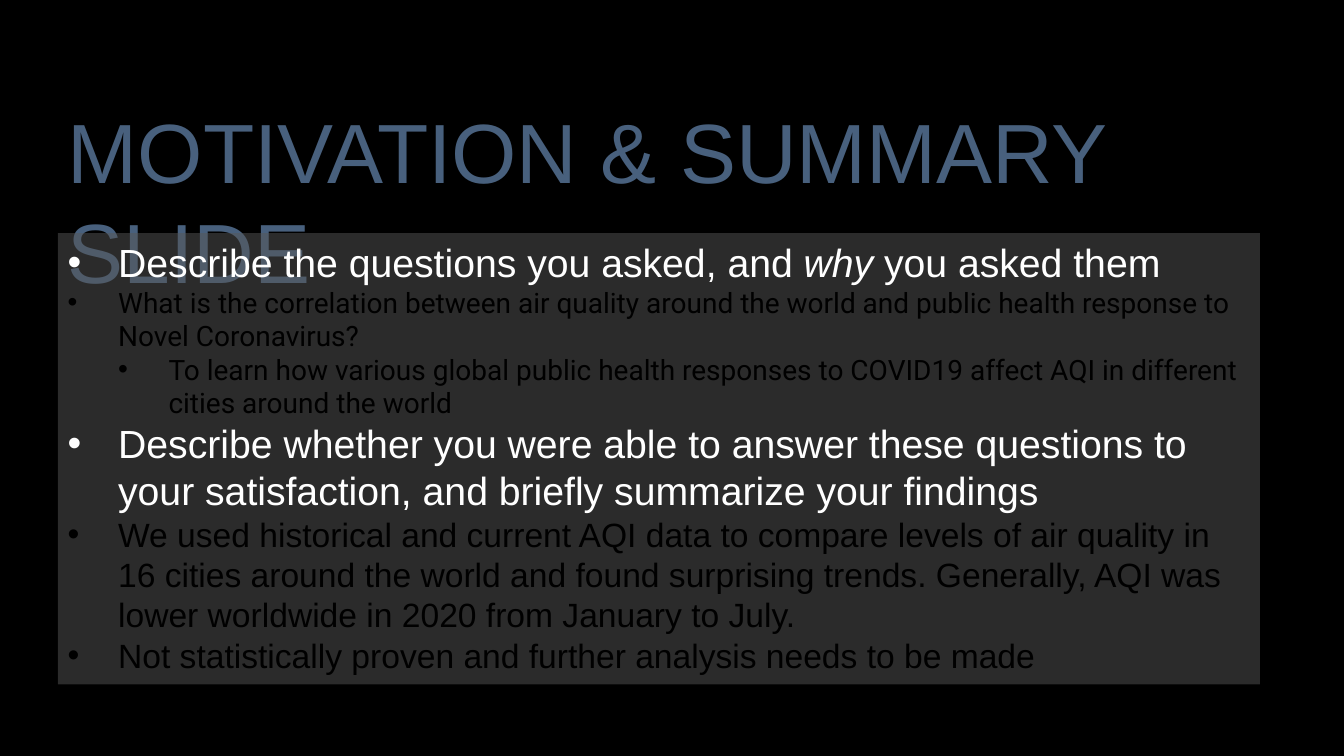
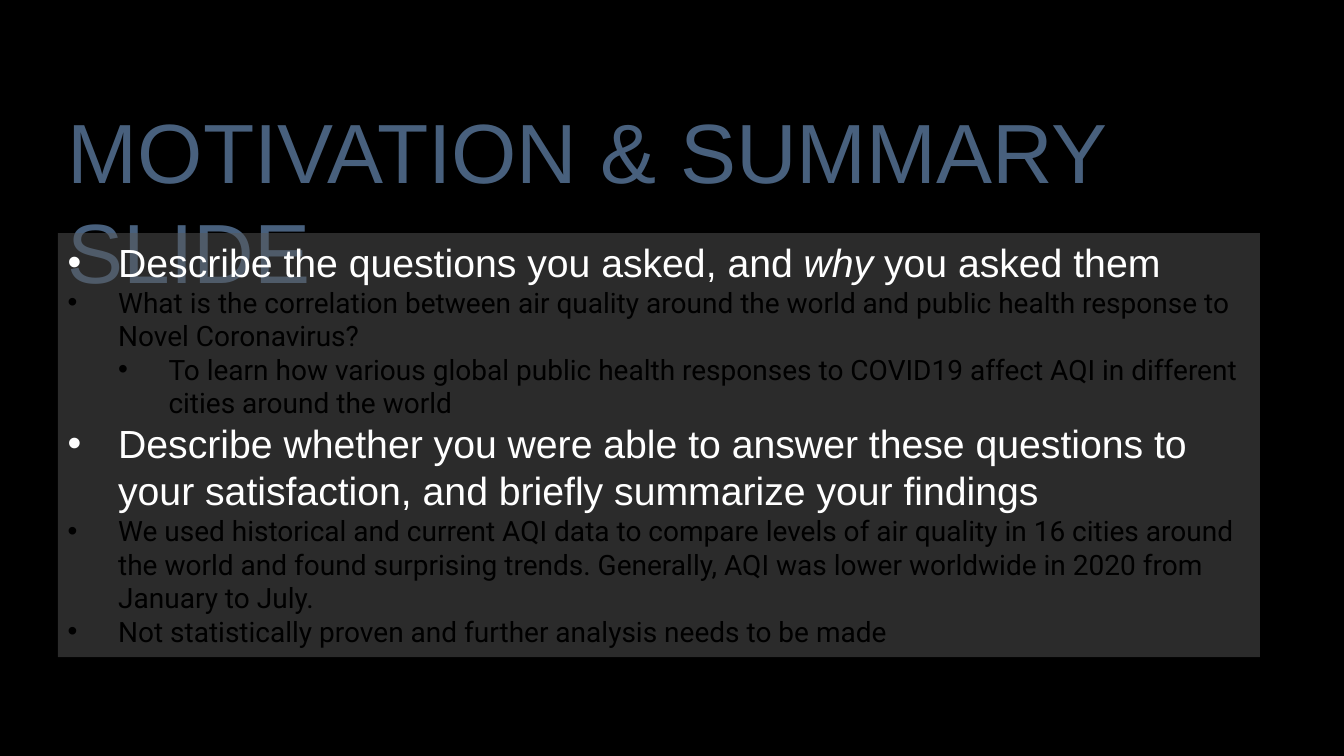
Before and after one commit to rigsbyk/Project-One, a slide deck: slide 4 of Presentation_Slides.pptx. Drawn at 1344x756 pixels with LibreOffice and Linux fonts; fonts in the diff are those of the drawing; background and template pictures are left out. Boxes give left, top, right and bottom in pixels: in the first picture for what was removed or moved away, otherwise in the second. Text is boxed around its words. In the diff, an @@ line names an element or a change of style, - is before the commit and + after.

Commit message:
presentation update

```diff
--- a/Presentation_Slides.pptx
+++ b/Presentation_Slides.pptx
@@ rectangle "Describe the questions you asked, ...": place and size @@
-rectangle "Describe the questions you asked, ..." at box(57, 233, 1260, 685)
+rectangle "Describe the questions you asked, ..." at box(57, 233, 1260, 657)
@@ text in rectangle at box(118, 520, 1233, 648): size 24 to 20 pt, font Arial to Roboto in "We used historical and current AQI data ...", "Not statistically proven and further analysis needs ..." @@
```
Also in this commit, not shown: 1 other slide changed.
